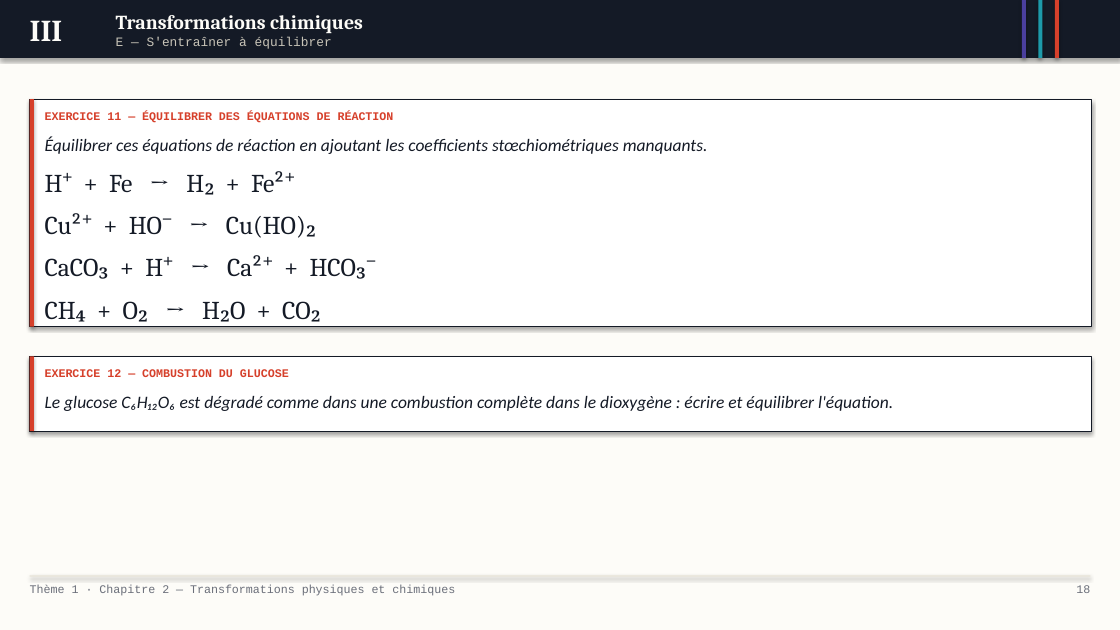
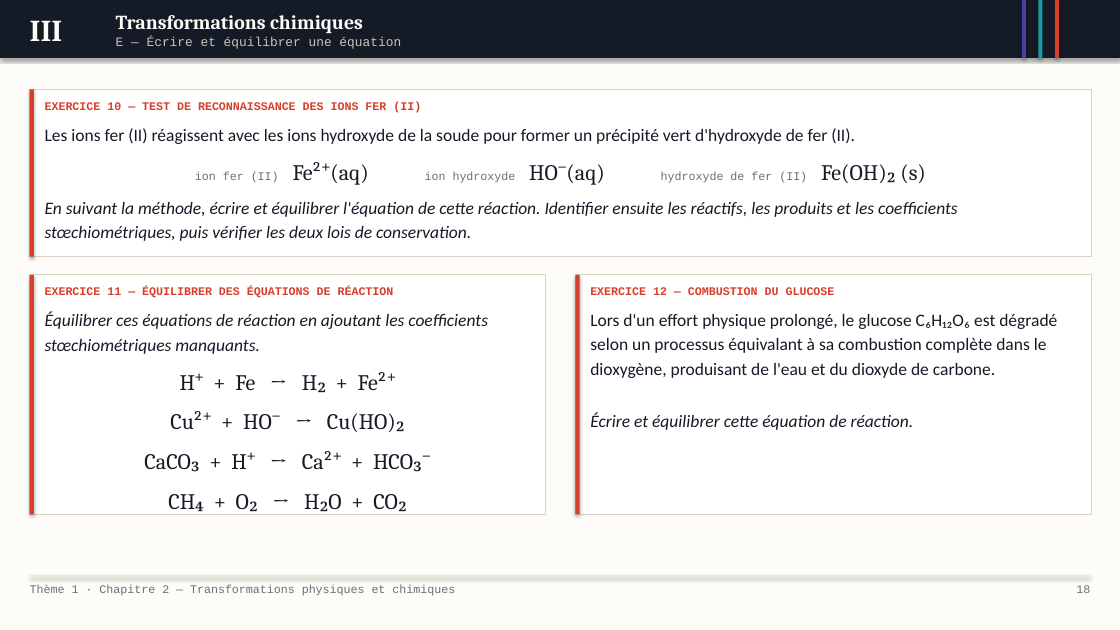
Before and after one commit to MVanHoorde/Site-Web-Portfolio, a slide deck: slide 18 of assets/pptx/pc/diaporama-2nde-t1c2.pptx. Drawn at 1120x630 pixels with LibreOffice and Linux fonts; fonts in the diff are those of the drawing. Boxes give left, top, right and bottom in pixels: in the first picture for what was removed or moved away, otherwise in the second. Text is boxed around its words. In the diff, an @@ line names an element or a change of style, - is before the commit and + after.

```diff
--- a/assets/pptx/pc/diaporama-2nde-t1c2.pptx
+++ b/assets/pptx/pc/diaporama-2nde-t1c2.pptx
@@ text at (x1=116, y1=37, x2=401, y2=49): text changed @@
-E — S'entraîner à équilibrer
+E — Écrire et équilibrer une équation
@@ rectangle resized from (x1=29, y1=99, x2=34, y2=327) to (x1=29, y1=89, x2=34, y2=256) @@
@@ rectangle resized from (x1=29, y1=99, x2=1091, y2=327) to (x1=29, y1=89, x2=1091, y2=256) @@
@@ rectangle at (x1=29, y1=89, x2=1091, y2=256): outline #141A26 0.75 pt to #D8D3C4 0.75 pt; shadow off @@
@@ text at (x1=45, y1=101, x2=421, y2=113): text changed @@
-EXERCICE 11 — ÉQUILIBRER DES ÉQUATIONS DE RÉACTION
+EXERCICE 10 — TEST DE RECONNAISSANCE DES IONS FER (II)
@@ text added at (x1=45, y1=128, x2=926, y2=185), 15 pt, text #141A26 @@
+Les ions fer (II) réagissent avec les ions hydroxyde de la soude pour former un précipité vert d'hydroxyde de fer (II).
+ion fer (II) Fe²⁺(aq) ion hydroxyde HO⁻(aq) hydroxyde de fer (II) Fe(OH)₂ (s)
@@ text added at (x1=45, y1=202, x2=958, y2=241), 15 pt, text #141A26, italic @@
+En suivant la méthode, écrire et équilibrer l'équation de cette réaction. Identifier ensuite les réactifs, les produits et les coefficients stœchiométriques, puis vérifier les deux lois de conservation.
@@ rectangle resized from (x1=29, y1=356, x2=34, y2=431) to (x1=29, y1=275, x2=34, y2=514) @@
@@ rectangle added at (x1=29, y1=275, x2=545, y2=514), fill #FFFFFF, outline #D8D3C4 0.75 pt @@
@@ text added at (x1=45, y1=287, x2=394, y2=298), 10 pt, text #D6402B, bold @@
+EXERCICE 11 — ÉQUILIBRER DES ÉQUATIONS DE RÉACTION
@@ rectangle added at (x1=576, y1=275, x2=1091, y2=514), fill #FFFFFF, outline #D8D3C4 0.75 pt @@
@@ rectangle added at (x1=576, y1=275, x2=580, y2=514), fill #D6402B @@
@@ text "EXERCICE 12 — COMBUSTION DU ..." moved from (x1=45, y1=369, x2=289, y2=377) to (x1=590, y1=287, x2=835, y2=295) @@
@@ text "Équilibrer ces équations de réaction ..." moved from (x1=45, y1=137, x2=708, y2=276) to (x1=45, y1=312, x2=488, y2=469) @@
@@ text added at (x1=590, y1=314, x2=1057, y2=378), 15 pt, text #141A26 @@
+Lors d'un effort physique prolongé, le glucose C₆H₁₂O₆ est dégradé selon un processus équivalant à sa combustion complète dans le dioxygène, produisant de l'eau et du dioxyde de carbone.
@@ rectangle removed at (x1=29, y1=356, x2=1091, y2=431) @@
@@ text at (x1=170, y1=372, x2=405, y2=469): size 22 to 19 pt in "H⁺ + Fe → H₂ + Fe²⁺", "Cu²⁺ + HO⁻ → Cu(HO)₂", "CaCO₃ + H⁺ → Ca²⁺ + HCO₃⁻", "CH₄ + O₂ → H₂O + CO₂"; alignment left to centre; more space between paragraphs @@
@@ text removed at (x1=45, y1=396, x2=893, y2=411) @@
-Le glucose C₆H₁₂O₆ est dégradé comme dans une combustion complète dans le dioxygène : écrire et équilibrer l'équation.
@@ text added at (x1=590, y1=413, x2=914, y2=430), 15 pt, text #141A26, italic @@
+Écrire et équilibrer cette équation de réaction.
```
Also in this commit, not shown: 15 other slides changed, 13 other files.
